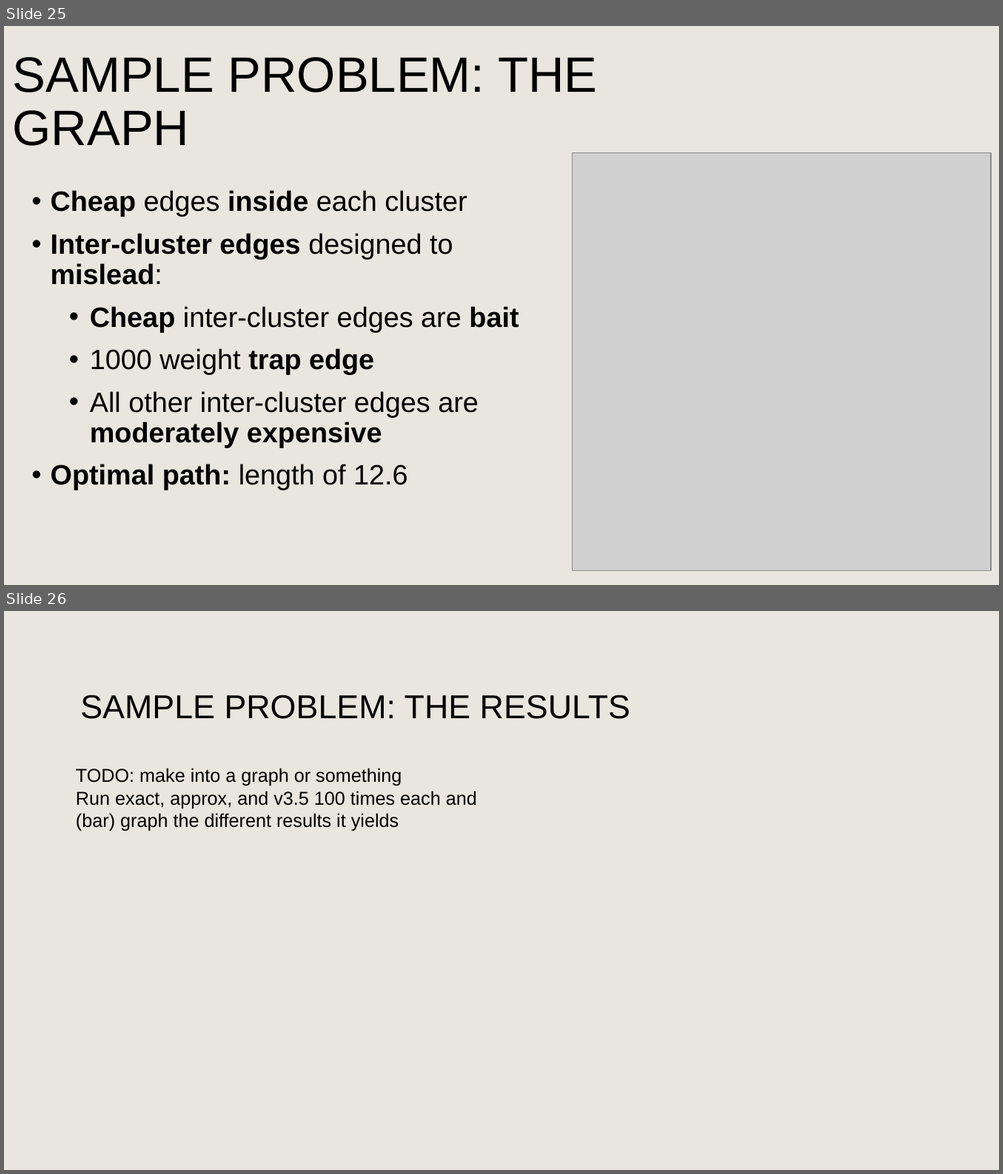
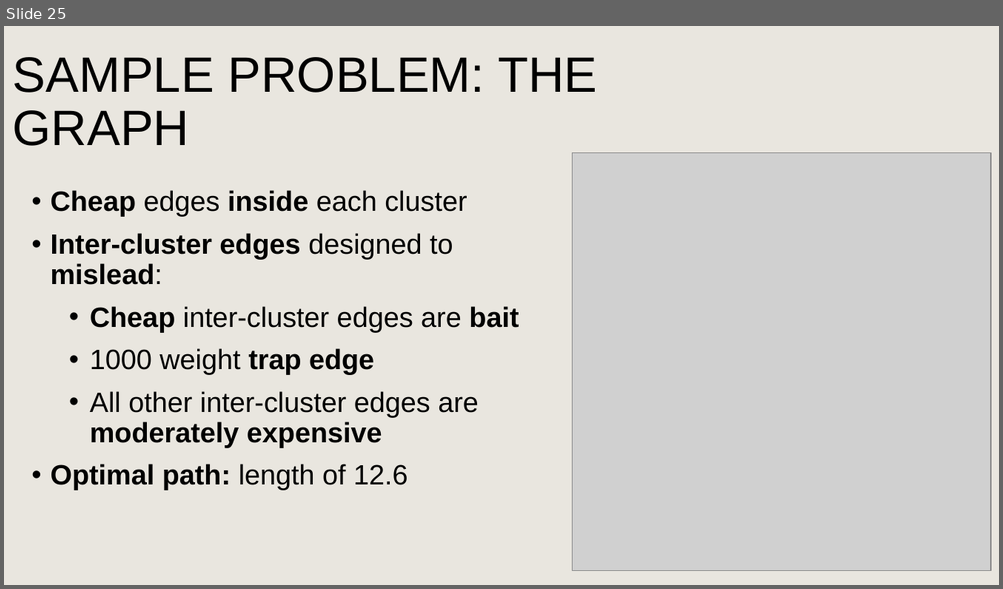
Before and after one commit to PictureOfGray/CS412-Team-NAME, a slide deck: presentations/TeamNAMETSP.pptx. Shown one above the other, each under a label of ours: slides 25 and 26 before the commit, slide 25 after it. The pictures are 1003x1174 and 1003x589 pixels, drawn with LibreOffice and Linux fonts; fonts in the diff are those of the drawing; grey boxes stand for pictures; background and template pictures are left out. Boxes give left, top, right and bottom in pixels: in the first picture for what was removed or moved away, otherwise in the second. Text is boxed around its words. In the diff, an @@ line names an element or a change of style, - is before the commit and + after.

```diff
--- a/presentations/TeamNAMETSP.pptx
+++ b/presentations/TeamNAMETSP.pptx
@@ slide 26 removed at (x1=4, y1=611, x2=999, y2=1170), background #E9E6DF @@
@@ title removed at (x1=80, y1=695, x2=630, y2=719) @@
-SAMPLE PROBLEM: THE RESULTS
@@ text removed at (x1=76, y1=768, x2=477, y2=831) @@
-TODO: make into a graph or something
-Run exact, approx, and v3.5 100 times each and (bar) graph the different results it yields
```
Also in this commit, not shown: 3 slides changed, 1 slide added, 2 other files.
